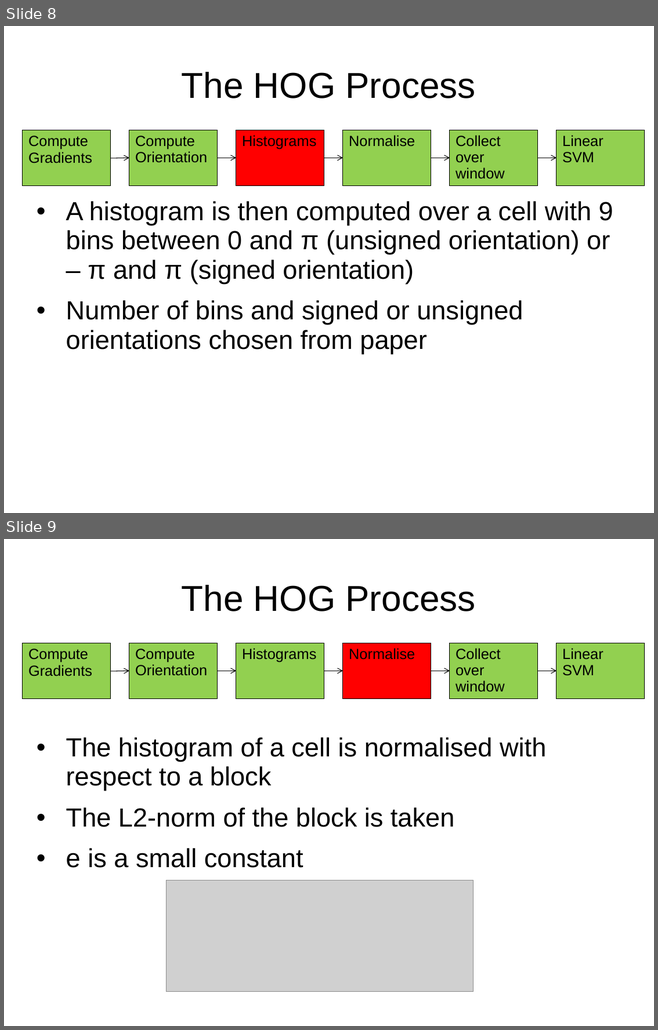
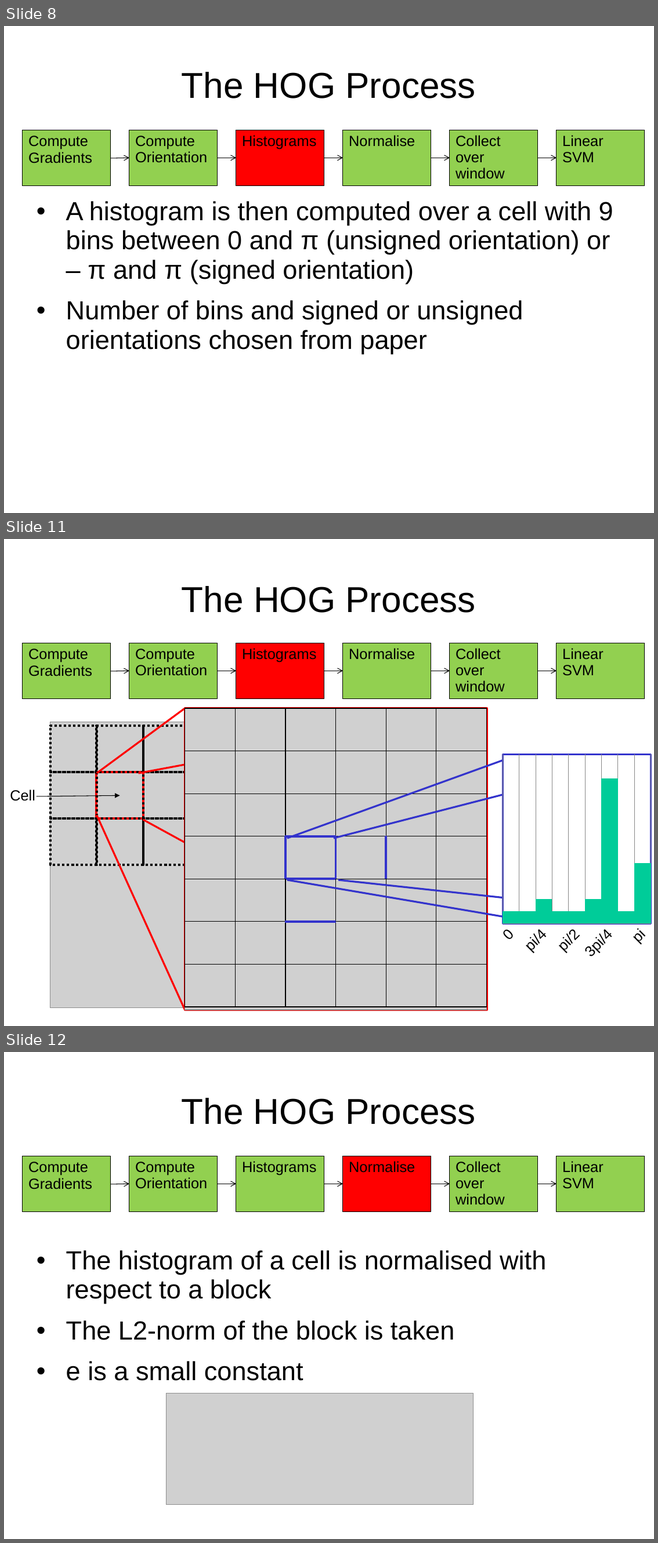
Before and after one commit to jgac1g08/OrientedGrads, a slide deck: HOGPres1.pptx. Shown one above the other, each under a label of ours: slides 8 and 9 before the commit, slides 8, 11 and 12 after it; the slides between them are not shown. The pictures are 658x1030 and 658x1543 pixels, drawn with LibreOffice and Linux fonts; fonts in the diff are those of the drawing; grey boxes stand for pictures. Boxes give left, top, right and bottom in pixels: in the first picture for what was removed or moved away, otherwise in the second. Text is boxed around its words. In the diff, an @@ line names an element or a change of style, - is before the commit and + after.

Commit message:
added detailed cell historgram diagram#

```diff
--- a/HOGPres1.pptx
+++ b/HOGPres1.pptx
@@ slide 11 added at (4, 539, 654, 1026), background #FFFFFF @@
@@ title added at (181, 586, 476, 613), 44 pt, text #000000 @@
+The HOG Process
@@ group added at (23, 643, 645, 699): 6 rectangles, 5 arrows @@
+Compute Gradients
+Compute Orientation
+Histograms
+Normalise
+Collect over window
+Linear SVM
@@ line added from (97, 774) to (185, 708), #FF0000 2.25 pt @@
@@ line added from (139, 774) to (487, 708), #FF0000 2.25 pt @@
@@ rectangle added at (185, 708, 487, 1010), fill #FFFFFF, outline #FF0000 2.83 pt @@
@@ picture added at (185, 708, 487, 1010) @@
@@ table added at (185, 708, 485, 1007), 7 rows, 6 columns @@
+ |  |  |  |  | 
+ |  |  |  |  | 
+ |  |  |  |  | 
+ |  |  |  |  | 
+ |  |  |  |  | 
+ |  |  |  |  | 
+ |  |  |  |  | 
@@ picture added at (50, 722, 338, 1008) @@
@@ rectangle added at (50, 726, 97, 772), outline #000000 2.83 pt dashed @@
@@ rectangle added at (97, 726, 143, 772), outline #000000 2.83 pt dashed @@
@@ rectangle added at (143, 726, 190, 772), outline #000000 2.83 pt dashed @@
@@ line added from (287, 838) to (505, 759), #3333CC 2.25 pt @@
@@ line added from (333, 838) to (640, 759), #3333CC 2.25 pt @@
@@ column chart added at (496, 750, 654, 965) @@
+categories: 0, pi/8, pi/4, 3pi/8, pi/2, 5pi/8, 3pi/4, 7pi/8, pi
+Series 1: 8, 8, 17, 8, 8, 17, 100, 8, 42
@@ rectangle added at (50, 772, 97, 819), outline #000000 2.83 pt dashed @@
@@ rectangle added at (97, 772, 143, 819), outline #FF0000 2.83 pt @@
@@ rectangle added at (143, 772, 190, 819), outline #000000 2.83 pt dashed @@
@@ text added at (10, 790, 35, 801), 18 pt, text #000000 @@
+Cell
@@ arrow added from (36, 797) to (119, 795), #000000 0.75 pt @@
@@ line added from (97, 815) to (185, 1010), #FF0000 2.25 pt @@
@@ rectangle added at (50, 819, 97, 865), outline #000000 2.83 pt dashed @@
@@ rectangle added at (97, 819, 143, 865), outline #000000 2.83 pt dashed @@
@@ rectangle added at (143, 819, 190, 865), outline #000000 2.83 pt dashed @@
@@ line added from (143, 820) to (482, 1005), #FF0000 2.25 pt @@
@@ line added from (287, 880) to (505, 917), #3333CC 2.25 pt @@
@@ line added from (338, 880) to (640, 913), #3333CC 2.25 pt @@
@@ what was slide 9 is now slide 12 @@
```
Also in this commit, not shown: 2 other slides added.
